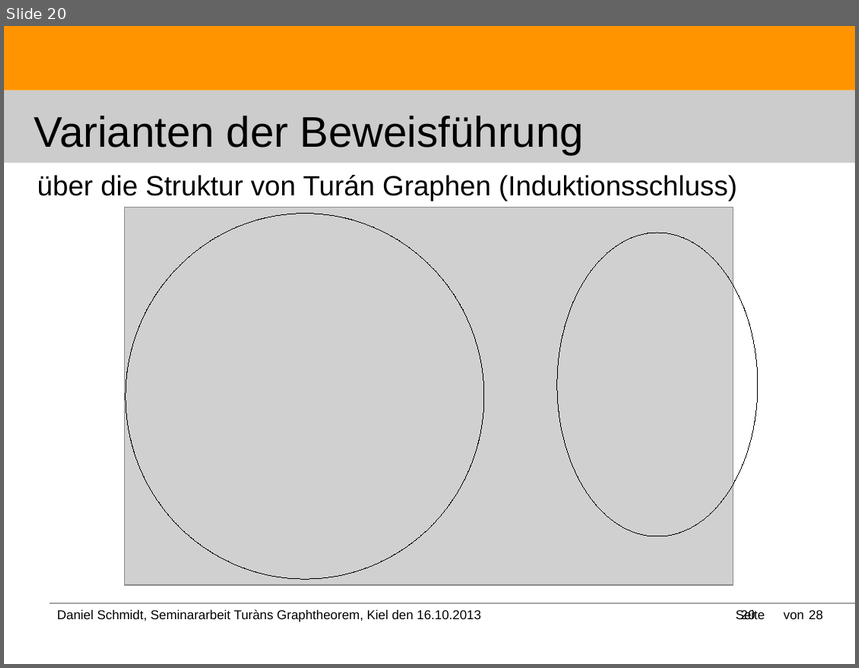
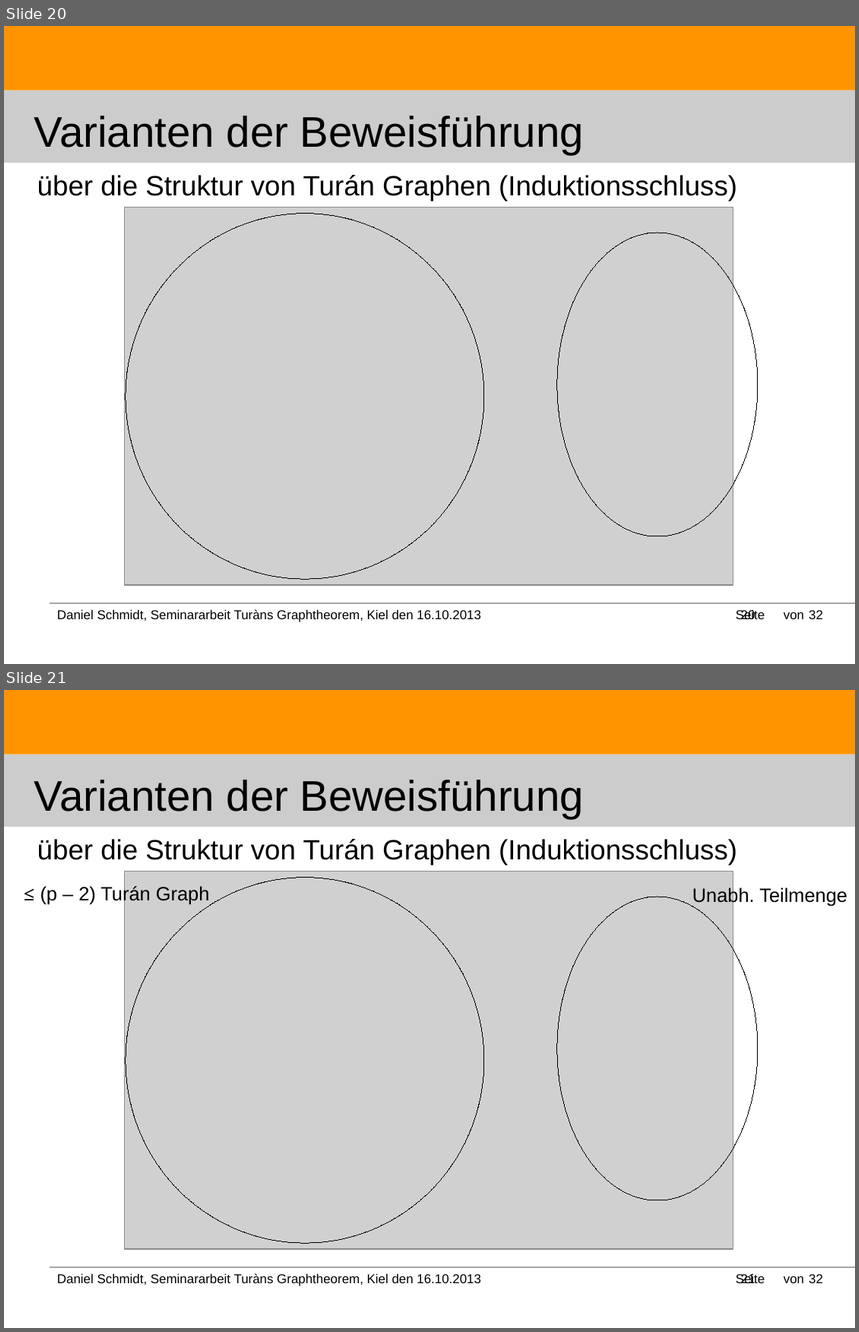
Before and after one commit to DanielMSchmidt/kombinatorik, a slide deck: Kombinatorik.odp. Shown one above the other, each under a label of ours: slide 20 before the commit, slides 20 and 21 after it. The pictures are 859x668 and 859x1332 pixels, drawn with LibreOffice and Linux fonts; fonts in the diff are those of the drawing; grey boxes stand for pictures. Boxes give left, top, right and bottom in pixels: in the first picture for what was removed or moved away, otherwise in the second. Text is boxed around its words. In the diff, an @@ line names an element or a change of style, - is before the commit and + after.

```diff
--- a/Kombinatorik.odp
+++ b/Kombinatorik.odp
@@ slide 21 added at box(4, 690, 855, 1328), background #FFFFFF; not listed: 3 template elements that a slide beside it also shows @@
@@ title added at box(34, 780, 584, 818), 40 pt, text #000000 @@
+Varianten der Beweisführung
@@ title added at box(37, 839, 737, 865), 26 pt, text #000000 @@
+über die Struktur von Turán Graphen (Induktionsschluss)
@@ picture added at box(125, 872, 734, 1250) @@
@@ text added at box(40, 885, 210, 904), 18 pt, text #000000 @@
+≤ (p – 2) Turán Graph
@@ ellipse added at box(126, 878, 484, 1244), outline #000000 0 pt @@
@@ text added at box(693, 887, 848, 907), 18 pt, text #000000 @@
+Unabh. Teilmenge
@@ ellipse added at box(558, 897, 759, 1201), outline #000000 0 pt @@
@@ text added at box(57, 1274, 481, 1287), 12 pt, text #000000 @@
+Daniel Schmidt, Seminararbeit Turàns Graphtheorem, Kiel den 16.10.2013
@@ text added at box(736, 1274, 766, 1284), 12 pt, text #000000 @@
+Seite
@@ page number added at box(741, 1274, 756, 1284), 12 pt, text #000000 @@
+21
@@ text added at box(784, 1277, 804, 1284), 12 pt, text #000000 @@
+von
@@ text added at box(809, 1274, 823, 1284), 12 pt, text #000000 @@
+32
@@ slide 20 changed as well @@
@@ text at box(809, 610, 823, 620): text changed @@
-28
+32
```
Also in this commit, not shown: 26 other slides changed, 3 other slides added, 4 other files.
